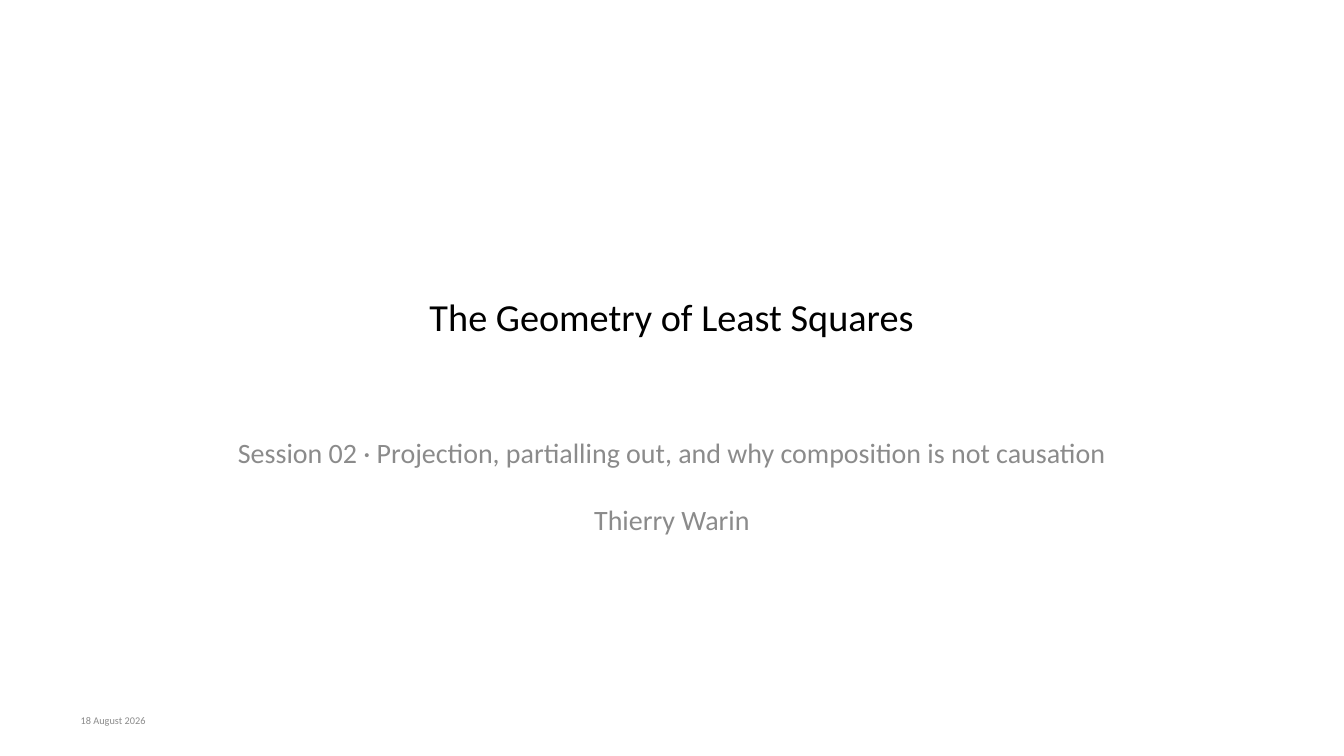
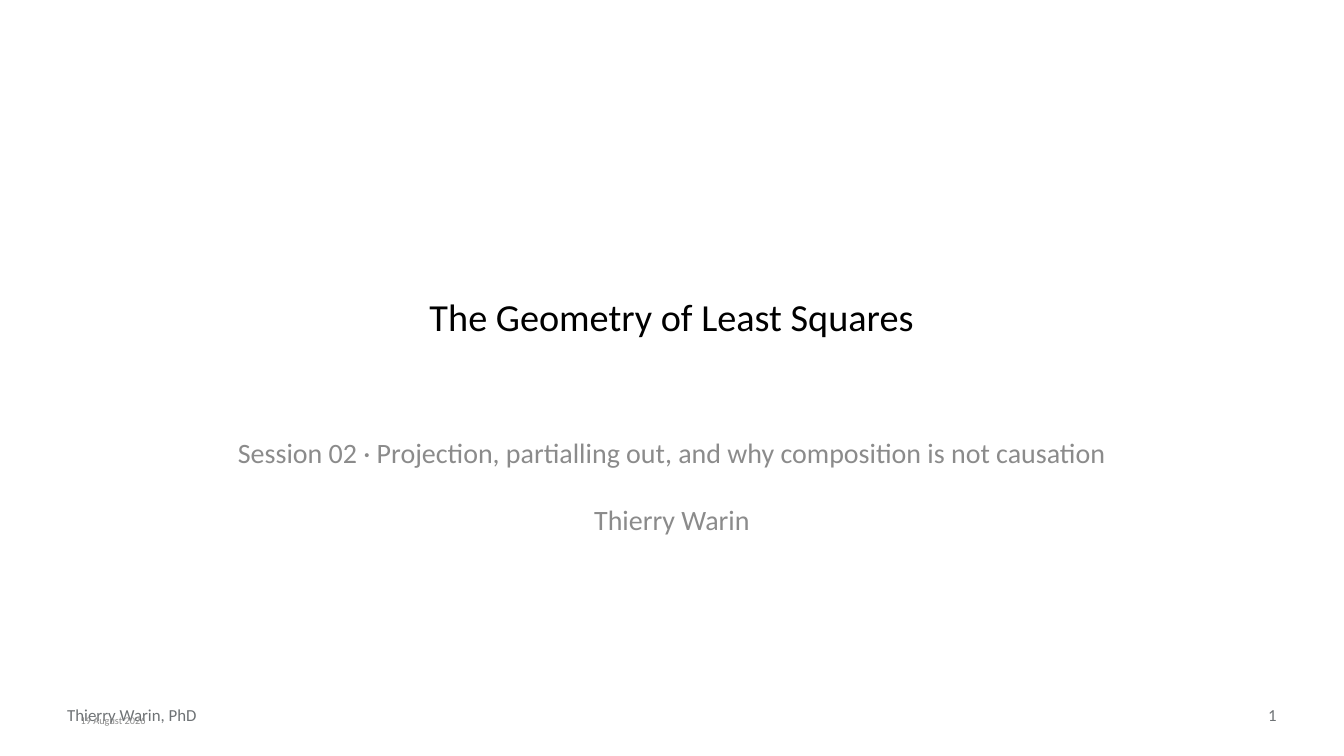
Before and after one commit to warint/quantitative-methods, a slide deck: slide 1 of 02-geometry-of-least-squares/slides.pptx. Drawn at 1344x756 pixels with LibreOffice and Linux fonts; fonts in the diff are those of the drawing. Boxes give left, top, right and bottom in pixels: in the first picture for what was removed or moved away, otherwise in the second. Text is boxed around its words. In the diff, an @@ line names an element or a change of style, - is before the commit and + after.

```diff
--- a/02-geometry-of-least-squares/slides.pptx
+++ b/02-geometry-of-least-squares/slides.pptx
@@ text added at [169,510,749,721], 9 pt, text #6E7275 @@
+Thierry Warin, PhD
@@ text at [81,716,146,726]: text changed @@
-18 August 2026
+19 August 2026
@@ page number added at [1268,710,1277,721], 9 pt, text #6E7275 @@
+1
```
Also in this commit, not shown: 24 other slides changed, 2 slides added, 2 slides removed, 26 other files.
